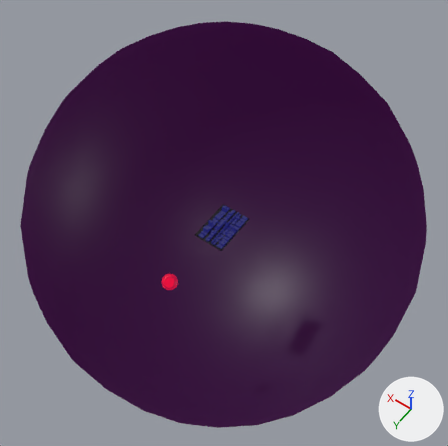
One commit to the Blender file public/models/scene.blend: the scene before it, then after it.
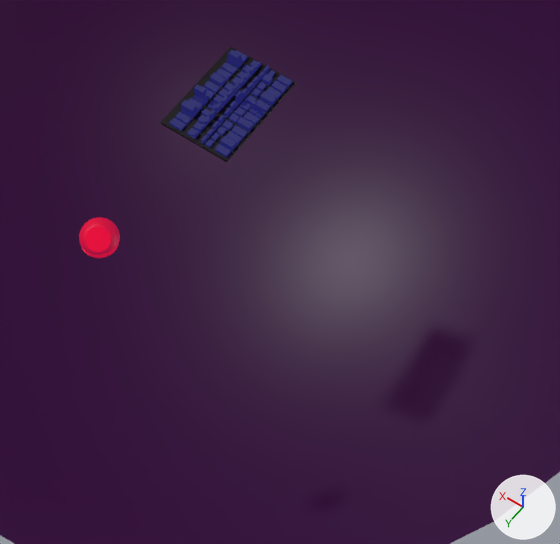
There are two pictures of each version: one whole from a 50 mm camera at (-13164.0, 18428.0, 29074.0) aimed at (32.0, -46.0, 44.0), one close up on the part from 29% to 80% of the width and 42% to 91% of the height. Lighting does not change. The marker at lower right points along +X, +Y and +Z. Everything nearer to the camera than a plane just in front of the edit is cut away.

The first close-up shows 'Buildings', 'Platform01', 'debug_sphere', 'sky'.
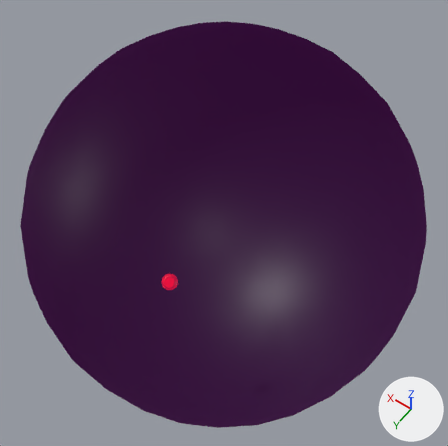
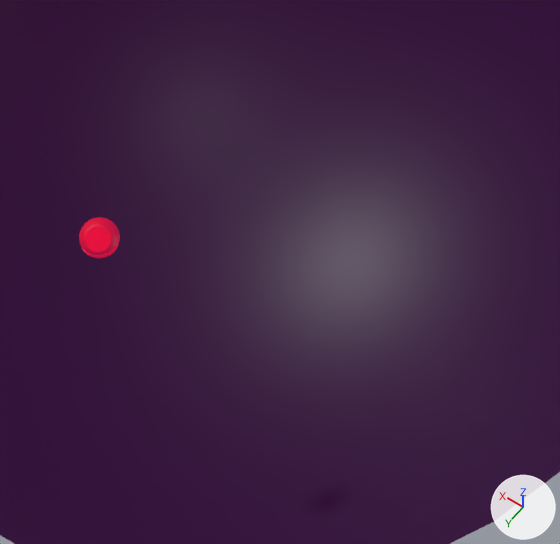
Changed parts and their boxes (x1, y1, x2, y2) in the close-ups (560 x 544 px):
'Buildings', deleted
    before: (169, 50, 292, 157)
'Platform01', deleted
    before: (160, 47, 296, 162)

The change, as a diff of the scene's bpy script:
```diff
--- a/public/models/scene.blend.py
+++ b/public/models/scene.blend.py
@@ ob_buildings @@
-ob_buildings = bpy.data.objects.new('Buildings', me_plane_001)
-ob_buildings.location = (0.0, 0.0, 0.0)
@@ ob_platform01 @@
-ob_platform01 = bpy.data.objects.new('Platform01', me_plane_002)
-ob_platform01.location = (-1.0, -1.0, -19.0)
-ob_platform01.scale = (5.38, 5.38, 5.38)
```
